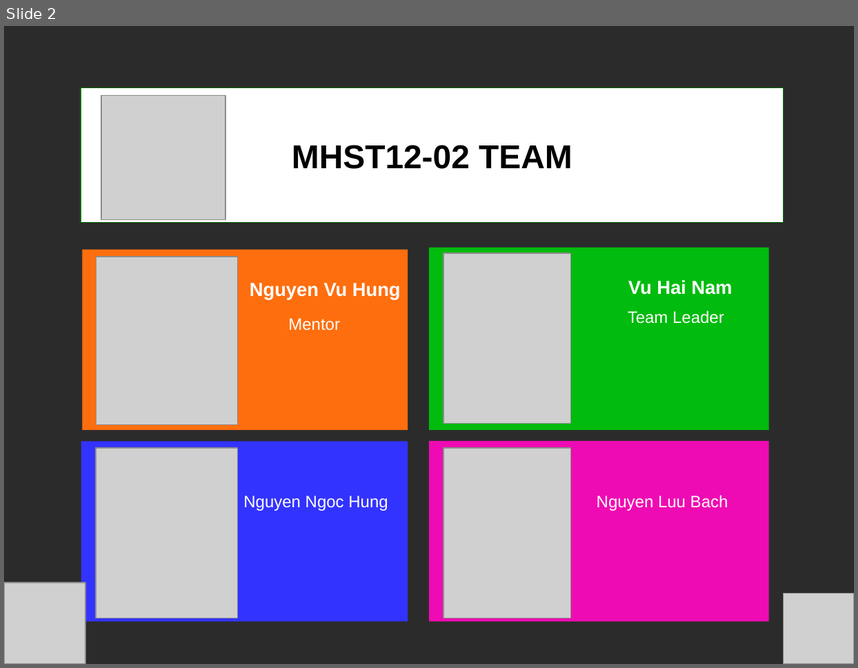
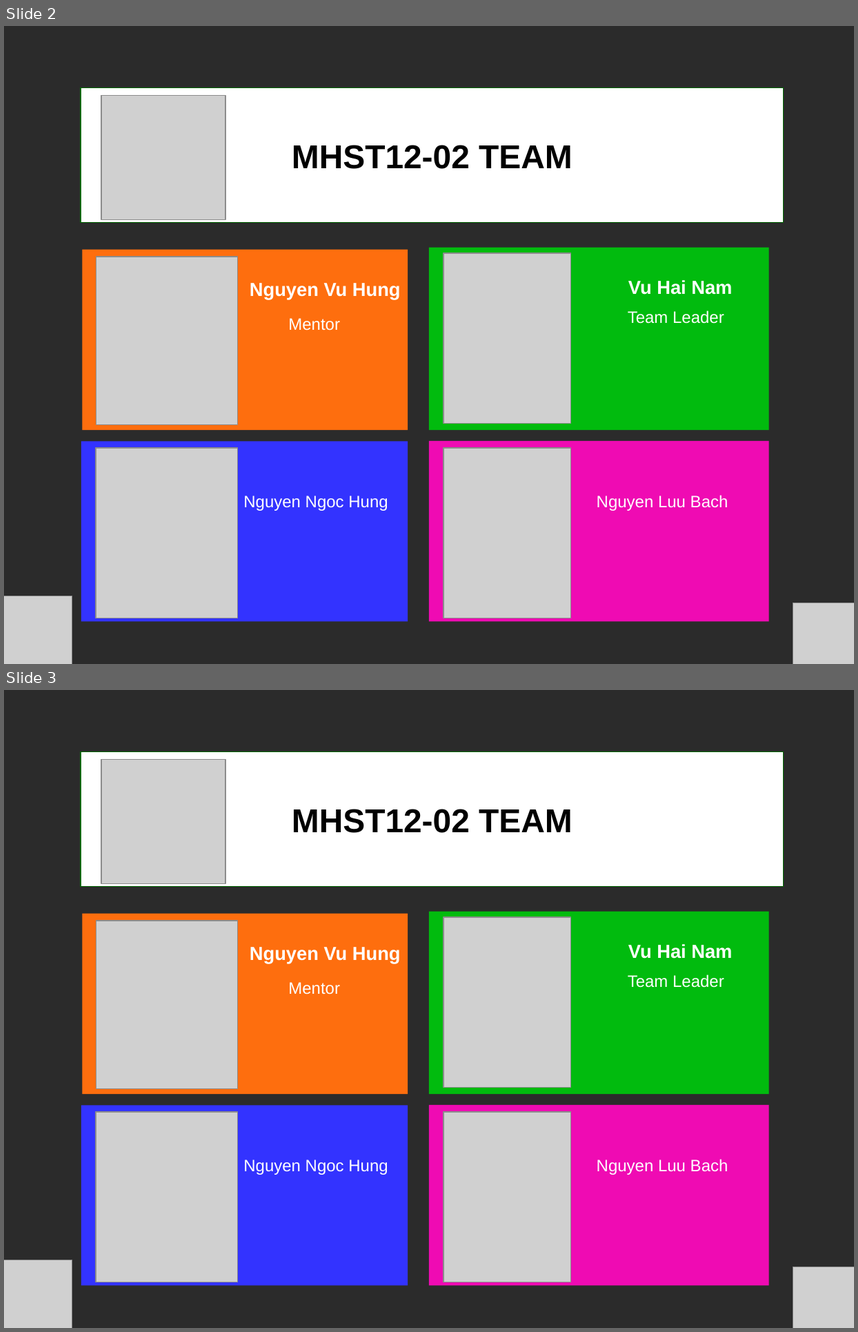
Before and after one commit to freshdocs/cmsandroid, a slide deck: Documents/docs/[MHST12-02] 9. Slide.odp. Shown one above the other, each under a label of ours: slide 2 before the commit, slides 2 and 3 after it. The pictures are 858x668 and 858x1332 pixels, drawn with LibreOffice and Linux fonts; fonts in the diff are those of the drawing; grey boxes stand for pictures; background and template pictures are left out; a plain dark background stands for a picture behind light text. Boxes give left, top, right and bottom in pixels: in the first picture for what was removed or moved away, otherwise in the second. Text is boxed around its words. In the diff, an @@ line names an element or a change of style, - is before the commit and + after.

```diff
--- a/Documents/docs/[MHST12-02] 9. Slide.odp
+++ b/Documents/docs/[MHST12-02] 9. Slide.odp
@@ slide 3 added at (4,690,854,1328), background picture (left out) @@
@@ rectangle added at (81,752,784,887), fill #FFFFFF, outline #006600 0.74 pt, 28 pt, text #000000, bold @@
+MHST12-02 TEAM
@@ picture added at (102,760,226,884) @@
@@ rectangle added at (82,914,408,1094), fill #FE6E0E @@
@@ rectangle added at (429,911,769,1094), fill #01BB0E @@
@@ picture added at (444,917,571,1087) @@
@@ picture added at (96,920,238,1089) @@
@@ text added at (250,947,401,964), 16 pt, text #FFFFFF, bold @@
+Nguyen Vu Hung
@@ text added at (628,944,732,958), 16 pt, text #FFFFFF, bold @@
+Vu Hai Nam
@@ text added at (628,974,724,987), 14 pt, text #FFFFFF @@
+Team Leader
@@ text added at (288,982,340,994), 14 pt, text #FFFFFF @@
+Mentor
@@ rectangle added at (81,1105,408,1285), fill #3333FF @@
@@ picture added at (96,1112,238,1281) @@
@@ rectangle added at (429,1105,769,1285), fill #EF0BB3 @@
@@ picture added at (444,1112,571,1281) @@
@@ text added at (243,1159,388,1174), 14 pt, text #FFFFFF @@
+Nguyen Ngoc Hung
@@ text added at (597,1159,728,1174), 14 pt, text #FFFFFF @@
+Nguyen Luu Bach
@@ picture added at (4,1259,72,1328) @@
@@ picture added at (793,1266,854,1328) @@
@@ slide 2 changed as well @@
@@ picture: place and size @@
-picture at (4,582,85,664)
+picture at (4,595,72,664)
@@ picture: place and size @@
-picture at (784,593,854,664)
+picture at (793,602,854,664)
```
Also in this commit, not shown: 11 other slides changed, 4 other slides added, 1 slide removed.
